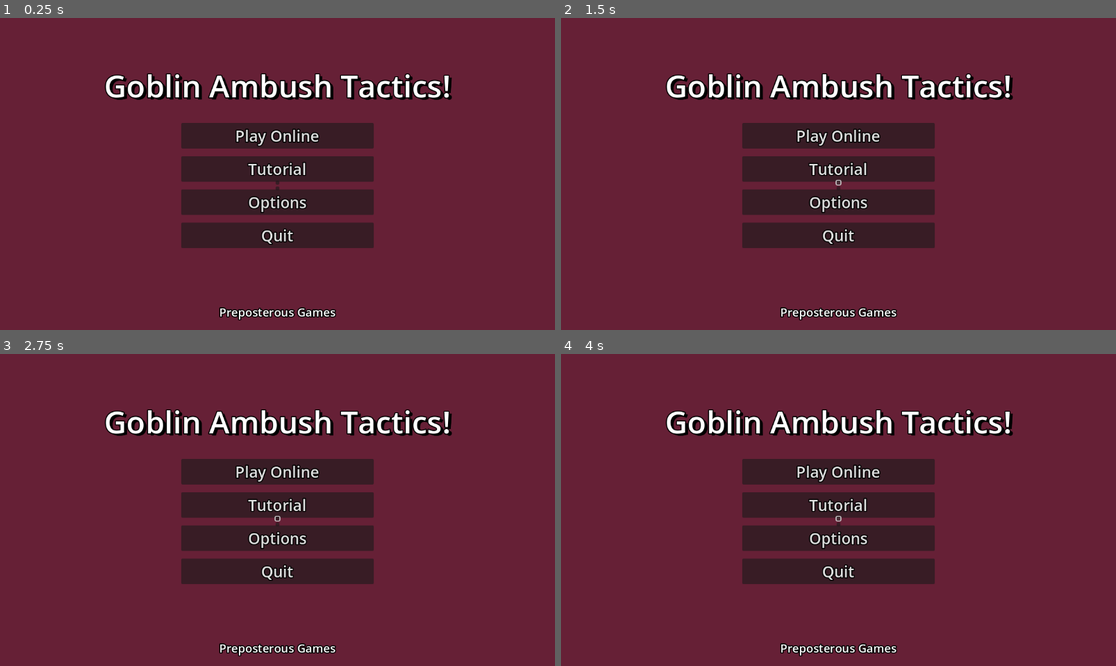
Above: before the commit, frames 1-4 (two rows, left to right).
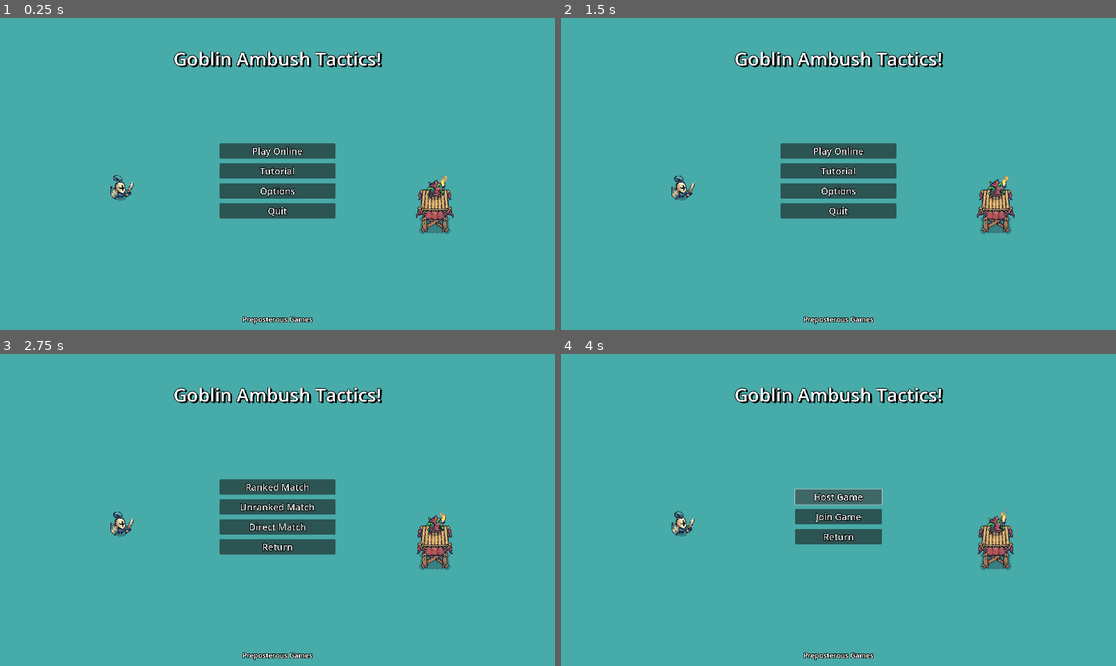
Above: after the commit, the same moments.

Repository: PreposterousMavelos/GoblinAmbushTactics
Game: Godot game, scene res://scenes/main_menu.tscn
Same seed, same stepped clock (60 frames per second), same inputs: the game is played once before the commit and once after it. This scene is started directly instead of the project's main scene.
Inputs (mouse positions are in pixels of both pictures, inside the frame that each line leads up to; where the layout moved, square brackets give the same spot in the first picture):
- Up to frame 1 (0.25 s): no input
- Up to frame 2 (1.5 s): move the mouse to (960, 158) at 0.52 s; click (838, 183) at 1.27 s
- Up to frame 3 (2.75 s): click "Play Online" at 2 s
- Up to frame 4 (4 s): click (838, 525) at 2.75 s, where only the run after the commit has a clickable "Direct Match"; click (838, 497) [838, 519] at 3.5 s

The runs differ from the first frame. In frame 1, 100% of the frame differs, in the area x 0-100%, y 0-100%; in frame 2, 100%; in frame 3, 100%; in frame 4, 100%.

Commit message:
Add human units

Diff:
--- a/project.godot
+++ b/project.godot
@@ -17,6 +17,8 @@
 
 [display]
 
+window/size/viewport_width=1920
+window/size/viewport_height=1080
 window/size/mode=4
 window/stretch/scale_mode="integer"
 mouse_cursor/custom_image="res://assets/Tiny Swords (Update 010)/UI/Pointers/01.png"
--- a/scenes/characters/goblins/blue_torcher.tscn
+++ b/scenes/characters/goblins/torcher.tscn
@@ -112,7 +112,7 @@
 "run": SubResource("Animation_n03b4")
 }
 
-[node name="BlueTorcher" type="CharacterBody2D"]
+[node name="Torcher" type="CharacterBody2D"]
 
 [node name="Sprite2D" type="Sprite2D" parent="."]
 position = Vector2(0, -16)
--- /dev/null
+++ b/scenes/characters/humans/archer.tscn
@@ -0,0 +1,164 @@
+[gd_scene load_steps=12 format=3 uid="uid://kay6k1qahi3m"]
+
+[ext_resource type="Texture2D" uid="uid://cu362fn4wju88" path="res://assets/Tiny Swords (Update 010)/Factions/Knights/Troops/Archer/Blue/Archer_Blue.png" id="1_tje02"]
+
+[sub_resource type="RectangleShape2D" id="RectangleShape2D_k5xea"]
+size = Vector2(64, 64)
+
+[sub_resource type="Animation" id="Animation_r5752"]
+length = 0.001
+tracks/0/type = "value"
+tracks/0/imported = false
+tracks/0/enabled = true
+tracks/0/path = NodePath("Sprite2D:frame")
+tracks/0/interp = 1
+tracks/0/loop_wrap = true
+tracks/0/keys = {
+"times": PackedFloat32Array(0),
+"transitions": PackedFloat32Array(1),
+"update": 1,
+"values": [0]
+}
+
+[sub_resource type="Animation" id="Animation_cmml7"]
+resource_name = "attack_down"
+length = 0.8
+tracks/0/type = "value"
+tracks/0/imported = false
+tracks/0/enabled = true
+tracks/0/path = NodePath("Sprite2D:frame")
+tracks/0/interp = 1
+tracks/0/loop_wrap = true
+tracks/0/keys = {
+"times": PackedFloat32Array(0, 0.1, 0.2, 0.3, 0.4, 0.5, 0.6, 0.7),
+"transitions": PackedFloat32Array(1, 1, 1, 1, 1, 1, 1, 1),
+"update": 1,
+"values": [48, 49, 50, 51, 52, 53, 54, 55]
+}
+
+[sub_resource type="Animation" id="Animation_ppqbr"]
+resource_name = "attack_down_angle"
+length = 0.8
+tracks/0/type = "value"
+tracks/0/imported = false
+tracks/0/enabled = true
+tracks/0/path = NodePath("Sprite2D:frame")
+tracks/0/interp = 1
+tracks/0/loop_wrap = true
+tracks/0/keys = {
+"times": PackedFloat32Array(0, 0.1, 0.2, 0.3, 0.4, 0.5, 0.6, 0.7),
+"transitions": PackedFloat32Array(1, 1, 1, 1, 1, 1, 1, 1),
+"update": 1,
+"values": [40, 41, 42, 43, 44, 45, 46, 47]
+}
+
+[sub_resource type="Animation" id="Animation_sci4y"]
+resource_name = "attack_right"
+length = 0.8
+tracks/0/type = "value"
+tracks/0/imported = false
+tracks/0/enabled = true
+tracks/0/path = NodePath("Sprite2D:frame")
+tracks/0/interp = 1
+tracks/0/loop_wrap = true
+tracks/0/keys = {
+"times": PackedFloat32Array(0, 0.1, 0.2, 0.3, 0.4, 0.5, 0.6, 0.7),
+"transitions": PackedFloat32Array(1, 1, 1, 1, 1, 1, 1, 1),
+"update": 1,
+"values": [32, 33, 34, 35, 36, 37, 38, 39]
+}
+
+[sub_resource type="Animation" id="Animation_mkodi"]
+resource_name = "attack_up"
+length = 0.8
+tracks/0/type = "value"
+tracks/0/imported = false
+tracks/0/enabled = true
+tracks/0/path = NodePath("Sprite2D:frame")
+tracks/0/interp = 1
+tracks/0/loop_wrap = true
+tracks/0/keys = {
+"times": PackedFloat32Array(0, 0.1, 0.2, 0.3, 0.4, 0.5, 0.6, 0.7),
+"transitions": PackedFloat32Array(1, 1, 1, 1, 1, 1, 1, 1),
+"update": 1,
+"values": [16, 17, 18, 19, 20, 21, 22, 23]
+}
+
+[sub_resource type="Animation" id="Animation_2b8hc"]
+resource_name = "attack_up_angle"
+length = 0.8
+tracks/0/type = "value"
+tracks/0/imported = false
+tracks/0/enabled = true
+tracks/0/path = NodePath("Sprite2D:frame")
+tracks/0/interp = 1
+tracks/0/loop_wrap = true
+tracks/0/keys = {
+"times": PackedFloat32Array(0, 0.1, 0.2, 0.3, 0.4, 0.5, 0.6, 0.7),
+"transitions": PackedFloat32Array(1, 1, 1, 1, 1, 1, 1, 1),
+"update": 1,
+"values": [24, 25, 26, 27, 28, 29, 30, 31]
+}
+
+[sub_resource type="Animation" id="Animation_840yj"]
+resource_name = "idle"
+length = 0.6
+loop_mode = 1
+tracks/0/type = "value"
+tracks/0/imported = false
+tracks/0/enabled = true
+tracks/0/path = NodePath("Sprite2D:frame")
+tracks/0/interp = 1
+tracks/0/loop_wrap = true
+tracks/0/keys = {
+"times": PackedFloat32Array(0, 0.1, 0.2, 0.3, 0.4, 0.5),
+"transitions": PackedFloat32Array(1, 1, 1, 1, 1, 1),
+"update": 1,
+"values": [0, 1, 2, 3, 4, 5]
+}
+
+[sub_resource type="Animation" id="Animation_xywy7"]
+resource_name = "run"
+length = 0.6
+loop_mode = 1
+tracks/0/type = "value"
+tracks/0/imported = false
+tracks/0/enabled = true
+tracks/0/path = NodePath("Sprite2D:frame")
+tracks/0/interp = 1
+tracks/0/loop_wrap = true
+tracks/0/keys = {
+"times": PackedFloat32Array(0, 0.1, 0.2, 0.3, 0.4, 0.5),
+"transitions": PackedFloat32Array(1, 1, 1, 1, 1, 1),
+"update": 1,
+"values": [8, 9, 10, 11, 12, 13]
+}
+
+[sub_resource type="AnimationLibrary" id="AnimationLibrary_od8c4"]
+_data = {
+"RESET": SubResource("Animation_r5752"),
+"attack_down": SubResource("Animation_cmml7"),
+"attack_down_angle": SubResource("Animation_ppqbr"),
+"attack_right": SubResource("Animation_sci4y"),
+"attack_up": SubResource("Animation_mkodi"),
+"attack_up_angle": SubResource("Animation_2b8hc"),
+"idle": SubResource("Animation_840yj"),
+"run": SubResource("Animation_xywy7")
+}
+
+[node name="Archer" type="CharacterBody2D"]
+
+[node name="Sprite2D" type="Sprite2D" parent="."]
+position = Vector2(0, -16)
+texture = ExtResource("1_tje02")
+hframes = 8
+vframes = 7
+
+[node name="CollisionShape2D" type="CollisionShape2D" parent="."]
+shape = SubResource("RectangleShape2D_k5xea")
+
+[node name="AnimationPlayer" type="AnimationPlayer" parent="."]
+libraries = {
+"": SubResource("AnimationLibrary_od8c4")
+}
+autoplay = "idle"
--- a/scenes/characters/humans/blue_knight.tscn
+++ b/scenes/characters/humans/knight.tscn
@@ -163,7 +163,7 @@
 "run": SubResource("Animation_7kkhi")
 }
 
-[node name="BlueKnight" type="CharacterBody2D"]
+[node name="Knight" type="CharacterBody2D"]
 
 [node name="Sprite2D" type="Sprite2D" parent="."]
 position = Vector2(0, -16)
--- /dev/null
+++ b/scenes/characters/humans/pawn.tscn
@@ -0,0 +1,149 @@
+[gd_scene load_steps=11 format=3 uid="uid://df123b42gt2bv"]
+
+[ext_resource type="Texture2D" uid="uid://bx6am1q2rvwpn" path="res://assets/Tiny Swords (Update 010)/Factions/Knights/Troops/Pawn/Blue/Pawn_Blue.png" id="1_ra4h6"]
+
+[sub_resource type="RectangleShape2D" id="RectangleShape2D_gcdts"]
+size = Vector2(64, 64)
+
+[sub_resource type="Animation" id="Animation_e0hns"]
+resource_name = "idle"
+length = 0.6
+loop_mode = 1
+tracks/0/type = "value"
+tracks/0/imported = false
+tracks/0/enabled = true
+tracks/0/path = NodePath("Sprite2D:frame")
+tracks/0/interp = 1
+tracks/0/loop_wrap = true
+tracks/0/keys = {
+"times": PackedFloat32Array(0, 0.1, 0.2, 0.3, 0.4, 0.5),
+"transitions": PackedFloat32Array(1, 1, 1, 1, 1, 1),
+"update": 1,
+"values": [0, 1, 2, 3, 4, 5]
+}
+
+[sub_resource type="Animation" id="Animation_du128"]
+length = 0.001
+tracks/0/type = "value"
+tracks/0/imported = false
+tracks/0/enabled = true
+tracks/0/path = NodePath("Sprite2D:frame")
+tracks/0/interp = 1
+tracks/0/loop_wrap = true
+tracks/0/keys = {
+"times": PackedFloat32Array(0),
+"transitions": PackedFloat32Array(1),
+"update": 1,
+"values": [0]
+}
+
+[sub_resource type="Animation" id="Animation_bxcdw"]
+resource_name = "run"
+length = 0.6
+loop_mode = 1
+tracks/0/type = "value"
+tracks/0/imported = false
+tracks/0/enabled = true
+tracks/0/path = NodePath("Sprite2D:frame")
+tracks/0/interp = 1
+tracks/0/loop_wrap = true
+tracks/0/keys = {
+"times": PackedFloat32Array(0, 0.1, 0.2, 0.3, 0.4, 0.5),
+"transitions": PackedFloat32Array(1, 1, 1, 1, 1, 1),
+"update": 1,
+"values": [6, 7, 8, 9, 10, 11]
+}
+
+[sub_resource type="Animation" id="Animation_hnyc6"]
+resource_name = "idle_hold"
+length = 0.6
+loop_mode = 1
+tracks/0/type = "value"
+tracks/0/imported = false
+tracks/0/enabled = true
+tracks/0/path = NodePath("Sprite2D:frame")
+tracks/0/interp = 1
+tracks/0/loop_wrap = true
+tracks/0/keys = {
+"times": PackedFloat32Array(0, 0.1, 0.2, 0.3, 0.4, 0.5),
+"transitions": PackedFloat32Array(1, 1, 1, 1, 1, 1),
+"update": 1,
+"values": [24, 25, 26, 27, 28, 29]
+}
+
+[sub_resource type="Animation" id="Animation_8y48k"]
+resource_name = "run_hold"
+length = 0.6
+loop_mode = 1
+tracks/0/type = "value"
+tracks/0/imported = false
+tracks/0/enabled = true
+tracks/0/path = NodePath("Sprite2D:frame")
+tracks/0/interp = 1
+tracks/0/loop_wrap = true
+tracks/0/keys = {
+"times": PackedFloat32Array(0, 0.1, 0.2, 0.3, 0.4, 0.5),
+"transitions": PackedFloat32Array(1, 1, 1, 1, 1, 1),
+"update": 1,
+"values": [30, 31, 32, 33, 34, 35]
+}
+
+[sub_resource type="Animation" id="Animation_v477n"]
+resource_name = "axe"
+length = 0.6
+tracks/0/type = "value"
+tracks/0/imported = false
+tracks/0/enabled = true
+tracks/0/path = NodePath("Sprite2D:frame")
+tracks/0/interp = 1
+tracks/0/loop_wrap = true
+tracks/0/keys = {
+"times": PackedFloat32Array(0, 0.1, 0.2, 0.3, 0.4, 0.5),
+"transitions": PackedFloat32Array(1, 1, 1, 1, 1, 1),
+"update": 1,
+"values": [18, 19, 20, 21, 22, 23]
+}
+
+[sub_resource type="Animation" id="Animation_oqt1o"]
+resource_name = "hammer"
+length = 0.6
+tracks/0/type = "value"
+tracks/0/imported = false
+tracks/0/enabled = true
+tracks/0/path = NodePath("Sprite2D:frame")
+tracks/0/interp = 1
+tracks/0/loop_wrap = true
+tracks/0/keys = {
+"times": PackedFloat32Array(0, 0.1, 0.2, 0.3, 0.4, 0.5),
+"transitions": PackedFloat32Array(1, 1, 1, 1, 1, 1),
+"update": 1,
+"values": [12, 13, 14, 15, 16, 17]
+}
+
+[sub_resource type="AnimationLibrary" id="AnimationLibrary_4t1gj"]
+_data = {
+"RESET": SubResource("Animation_du128"),
+"axe": SubResource("Animation_v477n"),
+"hammer": SubResource("Animation_oqt1o"),
+"idle": SubResource("Animation_e0hns"),
+"idle_hold": SubResource("Animation_hnyc6"),
+"run": SubResource("Animation_bxcdw"),
+"run_hold": SubResource("Animation_8y48k")
+}
+
+[node name="Pawn" type="CharacterBody2D"]
+
+[node name="Sprite2D" type="Sprite2D" parent="."]
+position = Vector2(0, -8)
+texture = ExtResource("1_ra4h6")
+hframes = 6
+vframes = 6
+
+[node name="CollisionShape2D" type="CollisionShape2D" parent="."]
+shape = SubResource("RectangleShape2D_gcdts")
+
+[node name="AnimationPlayer" type="AnimationPlayer" parent="."]
+libraries = {
+"": SubResource("AnimationLibrary_4t1gj")
+}
+autoplay = "idle"
--- a/scenes/main_menu.tscn
+++ b/scenes/main_menu.tscn
@@ -1,9 +1,79 @@
-[gd_scene load_steps=4 format=3 uid="uid://cl447akyr2rdi"]
+[gd_scene load_steps=14 format=3 uid="uid://cl447akyr2rdi"]
 
 [ext_resource type="Script" path="res://scripts/main_menu.gd" id="1_p52lt"]
 [ext_resource type="AudioStream" uid="uid://fxxvobungyr0" path="res://assets/Music/gaming-music-3-XtremeFreddy.ogg" id="2_2lk6c"]
+[ext_resource type="Texture2D" uid="uid://4gm4sa840337" path="res://assets/Tiny Swords (Update 010)/Terrain/Water/Water.png" id="2_mnv6i"]
+[ext_resource type="PackedScene" uid="uid://dde8tcjp8lgq1" path="res://scenes/characters/humans/knight.tscn" id="4_bwhsl"]
+[ext_resource type="Texture2D" uid="uid://fxlxk21qxoht" path="res://assets/Tiny Swords (Update 010)/Terrain/Ground/Tilemap_Flat.png" id="4_vbfhg"]
+[ext_resource type="PackedScene" uid="uid://cbhvr8mf1b7ln" path="res://testing/red_torcher.tscn" id="5_0c4pj"]
+[ext_resource type="Texture2D" uid="uid://dpeukxwq4hrjd" path="res://assets/Tiny Swords (Update 010)/Factions/Goblins/Buildings/Wood_Tower/Wood_Tower_Red.png" id="5_gxthh"]
+[ext_resource type="Texture2D" uid="uid://dp84tpalbjrdk" path="res://assets/Tiny Swords (Update 010)/Factions/Knights/Buildings/Tower/Tower_Blue.png" id="6_2n2mg"]
 
 [sub_resource type="StyleBoxEmpty" id="StyleBoxEmpty_j64px"]
+
+[sub_resource type="TileSetAtlasSource" id="TileSetAtlasSource_g68dc"]
+texture = ExtResource("4_vbfhg")
+texture_region_size = Vector2i(64, 64)
+0:0/0 = 0
+1:0/0 = 0
+2:0/0 = 0
+3:0/0 = 0
+3:1/0 = 0
+3:2/0 = 0
+3:3/0 = 0
+2:3/0 = 0
+2:2/0 = 0
+2:1/0 = 0
+1:1/0 = 0
+0:1/0 = 0
+0:2/0 = 0
+1:2/0 = 0
+1:3/0 = 0
+0:3/0 = 0
+5:3/0 = 0
+6:3/0 = 0
+7:3/0 = 0
+8:3/0 = 0
+8:2/0 = 0
+8:1/0 = 0
+8:0/0 = 0
+4:0/0 = 0
+5:1/0 = 0
+6:1/0 = 0
+6:2/0 = 0
+5:2/0 = 0
+7:2/0 = 0
+7:1/0 = 0
+7:0/0 = 0
+6:0/0 = 0
+5:0/0 = 0
+
+[sub_resource type="TileSetAtlasSource" id="TileSetAtlasSource_uf25r"]
+texture = ExtResource("5_gxthh")
+texture_region_size = Vector2i(256, 192)
+0:0/animation_frame_0/duration = 0.1
+0:0/animation_frame_1/duration = 0.1
+0:0/animation_frame_2/duration = 0.1
+0:0/animation_frame_3/duration = 0.1
+0:0/0 = 0
+
+[sub_resource type="TileSetAtlasSource" id="TileSetAtlasSource_erl0x"]
+texture = ExtResource("6_2n2mg")
+texture_region_size = Vector2i(64, 64)
+0:3/0 = 0
+1:3/0 = 0
+1:2/0 = 0
+0:2/0 = 0
+0:1/0 = 0
+1:1/0 = 0
+1:0/0 = 0
+0:0/0 = 0
+
+[sub_resource type="TileSet" id="TileSet_sgxrj"]
+tile_size = Vector2i(64, 64)
+sources/0 = SubResource("TileSetAtlasSource_g68dc")
+sources/4 = SubResource("TileSetAtlasSource_uf25r")
+sources/6 = SubResource("TileSetAtlasSource_erl0x")
 
 [node name="Main Menu" type="Control"]
 layout_mode = 3
@@ -15,6 +85,7 @@
 script = ExtResource("1_p52lt")
 
 [node name="ColorRect" type="ColorRect" parent="."]
+visible = false
 layout_mode = 1
 anchors_preset = 15
 anchor_right = 1.0
@@ -22,6 +93,12 @@
 grow_horizontal = 2
 grow_vertical = 2
 color = Color(0.4, 0.12549, 0.211765, 1)
+
+[node name="TextureRect" type="TextureRect" parent="."]
+layout_mode = 0
+offset_right = 1920.0
+offset_bottom = 1080.0
+texture = ExtResource("2_mnv6i")
 
 [node name="MarginContainer" type="MarginContainer" parent="."]
 layout_mode = 1
@@ -153,18 +230,36 @@
 text = "Return"
 
 [node name="Direct (HBoxContainer)" type="HBoxContainer" parent="MarginContainer"]
+visible = false
 layout_mode = 2
 alignment = 1
 
 [node name="VBoxContainer" type="VBoxContainer" parent="MarginContainer/Direct (HBoxContainer)"]
 layout_mode = 2
+theme_override_constants/separation = 16
 alignment = 1
 
 [node name="Host Game (Button)" type="Button" parent="MarginContainer/Direct (HBoxContainer)/VBoxContainer"]
-layout_mode = 2
+custom_minimum_size = Vector2(300, 0)
+layout_mode = 2
+theme_override_colors/font_outline_color = Color(0, 0, 0, 1)
+theme_override_constants/outline_size = 8
+theme_override_font_sizes/font_size = 32
+text = "Host Game"
 
 [node name="Join Game (Button)" type="Button" parent="MarginContainer/Direct (HBoxContainer)/VBoxContainer"]
 layout_mode = 2
+theme_override_colors/font_outline_color = Color(0, 0, 0, 1)
+theme_override_constants/outline_size = 8
+theme_override_font_sizes/font_size = 32
+text = "Join Game"
+
+[node name="Return (Button)" type="Button" parent="MarginContainer/Direct (HBoxContainer)/VBoxContainer"]
+layout_mode = 2
+theme_override_colors/font_outline_color = Color(0, 0, 0, 1)
+theme_override_constants/outline_size = 8
+theme_override_font_sizes/font_size = 32
+text = "Return"
 
 [node name="Options (HBoxContainer)" type="HBoxContainer" parent="MarginContainer"]
 visible = false
@@ -268,6 +363,17 @@
 stream = ExtResource("2_2lk6c")
 autoplay = true
 bus = &"Music"
+
+[node name="TileMap" type="TileMap" parent="."]
+tile_set = SubResource("TileSet_sgxrj")
+format = 2
+layer_0/tile_data = PackedInt32Array(655383, 4, 0)
+
+[node name="BlueKnight" parent="." instance=ExtResource("4_bwhsl")]
+position = Vector2(416, 608)
+
+[node name="RedTorcher" parent="." instance=ExtResource("5_0c4pj")]
+position = Vector2(1504, 608)
 
 [connection signal="button_up" from="MarginContainer/Menu (HBoxContainer)/VBoxContainer/PlayOnline (Button)" to="." method="_on_play_online_button_button_up"]
 [connection signal="button_up" from="MarginContainer/Menu (HBoxContainer)/VBoxContainer/Tutorial (Button)" to="." method="_on_tutorial_button_button_up"]
@@ -277,6 +383,7 @@
 [connection signal="button_up" from="MarginContainer/Online (HBoxContainer)/VBoxContainer/Unranked (Button)" to="." method="_on_unranked_button_button_up"]
 [connection signal="button_up" from="MarginContainer/Online (HBoxContainer)/VBoxContainer/Direct (Button)" to="." method="_on_direct_button_button_up"]
 [connection signal="button_up" from="MarginContainer/Online (HBoxContainer)/VBoxContainer/Return (Button)" to="." method="_on_return_button_button_up"]
+[connection signal="button_up" from="MarginContainer/Direct (HBoxContainer)/VBoxContainer/Return (Button)" to="." method="_on_direct_return_button_button_up"]
 [connection signal="item_selected" from="MarginContainer/Options (HBoxContainer)/VBoxContainer/Display (OptionButton)" to="." method="_on_display_option_button_item_selected"]
 [connection signal="value_changed" from="MarginContainer/Options (HBoxContainer)/VBoxContainer/Volume (Slider)" to="." method="_on_volume_slider_value_changed" binds= [0]]
 [connection signal="value_changed" from="MarginContainer/Options (HBoxContainer)/VBoxContainer/Volume (Slider)2" to="." method="_on_volume_slider_value_changed" binds= [1]]
--- a/scenes/tile_map.tscn
+++ b/scenes/tile_map.tscn
@@ -9,10 +9,10 @@
 [ext_resource type="Texture2D" uid="uid://bm0v3680wkd2u" path="res://assets/Tiny Swords (Update 010)/Resources/Trees/Tree.png" id="6_ycot4"]
 [ext_resource type="Texture2D" uid="uid://cscmib14o2yog" path="res://assets/Tiny Swords (Update 010)/Terrain/Water/Rocks/Rocks_01.png" id="7_syppp"]
 [ext_resource type="Texture2D" uid="uid://4evg0mtopooy" path="res://assets/Tiny Swords (Update 010)/Factions/Goblins/Buildings/Wood_Tower/Wood_Tower_Blue.png" id="8_22tpg"]
-[ext_resource type="PackedScene" uid="uid://dde8tcjp8lgq1" path="res://scenes/characters/humans/blue_knight.tscn" id="9_ssqnx"]
+[ext_resource type="PackedScene" uid="uid://dde8tcjp8lgq1" path="res://scenes/characters/humans/knight.tscn" id="9_ssqnx"]
 [ext_resource type="PackedScene" uid="uid://d135uqbwgy3jo" path="res://scenes/selected.tscn" id="11_0mntv"]
 [ext_resource type="Texture2D" uid="uid://dnfcie827ubpt" path="res://assets/Tiny Swords (Update 010)/Factions/Knights/Troops/Warrior/Blue/Warrior_Blue.png" id="12_6oggc"]
-[ext_resource type="PackedScene" uid="uid://cbhvr8mf1b7ln" path="res://scenes/characters/goblins/red_torcher.tscn" id="12_gl62s"]
+[ext_resource type="PackedScene" uid="uid://cbhvr8mf1b7ln" path="res://testing/red_torcher.tscn" id="12_gl62s"]
 [ext_resource type="Texture2D" uid="uid://er6802pwb8de" path="res://assets/Tiny Swords (Update 010)/Factions/Knights/Troops/Warrior/Purple/Warrior_Purple.png" id="13_0fuuy"]
 [ext_resource type="Texture2D" uid="uid://bf2l20uvdalq5" path="res://assets/Tiny Swords (Update 010)/Factions/Knights/Troops/Warrior/Red/Warrior_Red.png" id="14_5o3p6"]
 [ext_resource type="PackedScene" uid="uid://d1s573gl1l0q7" path="res://scenes/health.tscn" id="14_c02cv"]
--- a/scripts/main_menu.gd
+++ b/scripts/main_menu.gd
@@ -1,22 +1,26 @@
 extends Control
 
+# Main Menu
 @onready var quit__button_ = $"MarginContainer/Menu (HBoxContainer)/VBoxContainer/Quit (Button)"
 @onready var menu__h_box_container_ = $"MarginContainer/Menu (HBoxContainer)"
+# Options Menu
 @onready var options__h_box_container_ = $"MarginContainer/Options (HBoxContainer)"
 @onready var return__button_ = $"MarginContainer/Options (HBoxContainer)/VBoxContainer/Return (Button)"
+# Online Menu
 @onready var online__h_box_container_ = $"MarginContainer/Online (HBoxContainer)"
 @onready var online_return__button_ = $"MarginContainer/Online (HBoxContainer)/VBoxContainer/Return (Button)"
+# Direct Menu
+@onready var direct__h_box_container_ = $"MarginContainer/Direct (HBoxContainer)"
+@onready var direct_return__button_ = $"MarginContainer/Direct (HBoxContainer)/VBoxContainer/Return (Button)"
+# TBD / Placeholder
 @onready var tbd__h_box_container_ = $"MarginContainer/TBD (HBoxContainer)"
 @onready var tbd__label_ = $"MarginContainer/TBD (HBoxContainer)/TBD (Label)"
 
-var menu_level : int = 0 # main = 0, options = 1, online = 2, tbd = 5
+var menu_level : int = 0 # main = 0, options = 1, online = 2, direct = 3, tbd = 5
 var last_level : int = 0 # for tbd toggling
 
 func _ready():
-	_on_volume_slider_value_changed(0.25, 0)
-
-func _process(delta):
-	pass
+	_on_volume_slider_value_changed(0.25, 0) # initial volume 25%
 
 func _input(event):
 	# Escape is held down
@@ -28,6 +32,8 @@
 				return__button_.button_pressed = true
 			2: # online choices
 				online_return__button_.button_pressed = true
+			3: # direct choices
+				direct_return__button_.button_pressed = true
 	# Escape is released
 	if event.is_action_released("escape"):
 		match menu_level:
@@ -37,14 +43,15 @@
 				return_to_menu()
 			2: # online choices
 				return_to_menu()
+			3: # direct choices
+				return_to_online()
 			5: # tbd message
+				tbd__h_box_container_.visible = false
 				match last_level:
 					0:
-						tbd__h_box_container_.visible = false
 						menu__h_box_container_.visible = true
 						menu_level = 0
 					2:
-						tbd__h_box_container_.visible = false
 						online__h_box_container_.visible = true
 						menu_level = 2
 
@@ -56,6 +63,12 @@
 	menu_level = 0
 	return__button_.toggle_mode = false
 	online_return__button_.toggle_mode = false
+
+func return_to_online():
+	direct__h_box_container_.visible = false
+	online__h_box_container_.visible = true
+	menu_level = 2
+	direct_return__button_.toggle_mode = false
 
 # Play Online button pressed
 func _on_play_online_button_button_up():
@@ -76,8 +89,12 @@
 
 # Direct button pressed
 func _on_direct_button_button_up():
-	tbd__label_.text = "Direct mode is in development.\nPress ESC to return."
-	toggle_tbd(2)
+	#tbd__label_.text = "Direct mode is in development.\nPress ESC to return."
+	#toggle_tbd(2)
+	online__h_box_container_.visible = false
+	direct__h_box_container_.visible = true
+	menu_level = 3
+	direct_return__button_.toggle_mode = true
 
 # Tutorial button pressed
 func _on_tutorial_button_button_up():
@@ -118,3 +135,6 @@
 func _on_display_option_button_item_selected(index):
 	#0 = Fullscreen, 1 = Windowed Fullscreen
 	DisplayServer.window_set_mode(4-index*2)
+
+func _on_direct_return_button_button_up():
+	return_to_online()
--- a/scenes/characters/goblins/red_torcher.tscn
+++ b/testing/red_torcher.tscn
@@ -117,6 +117,7 @@
 [node name="Sprite2D" type="Sprite2D" parent="."]
 position = Vector2(0, -16)
 texture = ExtResource("1_nxi18")
+flip_h = true
 hframes = 7
 vframes = 5
 
Renamed: scenes/characters/humans/purple_knight.tscn -> testing/purple_knight.tscn
Renamed: scenes/characters/goblins/purple_torcher.tscn -> testing/purple_torcher.tscn
Renamed: scenes/characters/humans/red_knight.tscn -> testing/red_knight.tscn
Renamed: scenes/characters/humans/yellow_knight.tscn -> testing/yellow_knight.tscn
Renamed: scenes/characters/goblins/yellow_torcher.tscn -> testing/yellow_torcher.tscn
